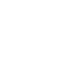
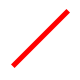
Layer changes from the first 80×80 image to the second:
showed "False" over [11, 9, 70, 68]
